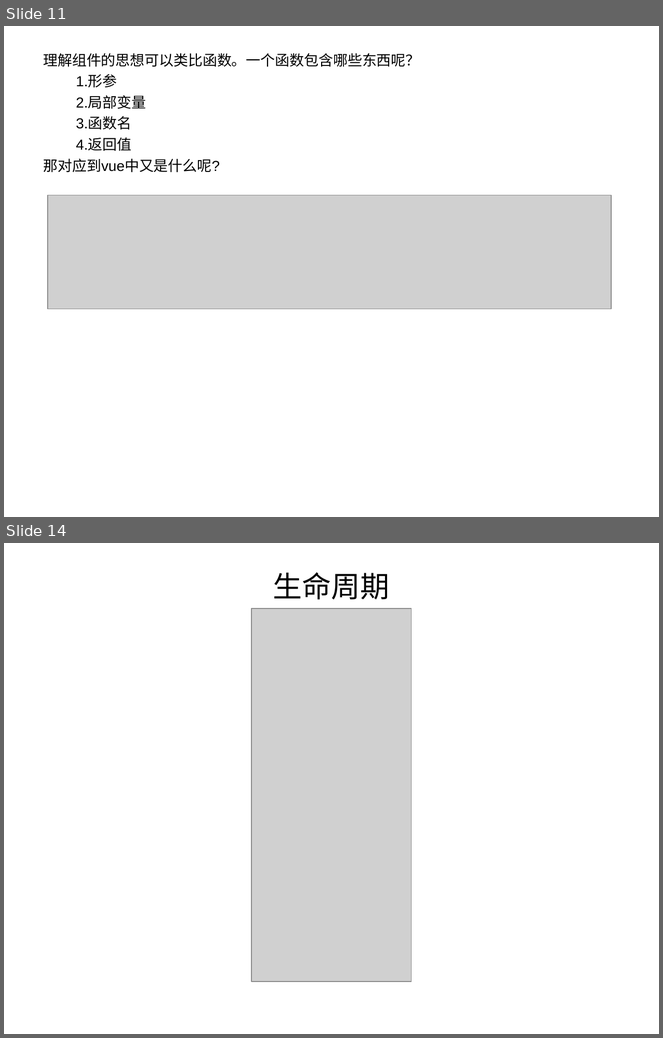
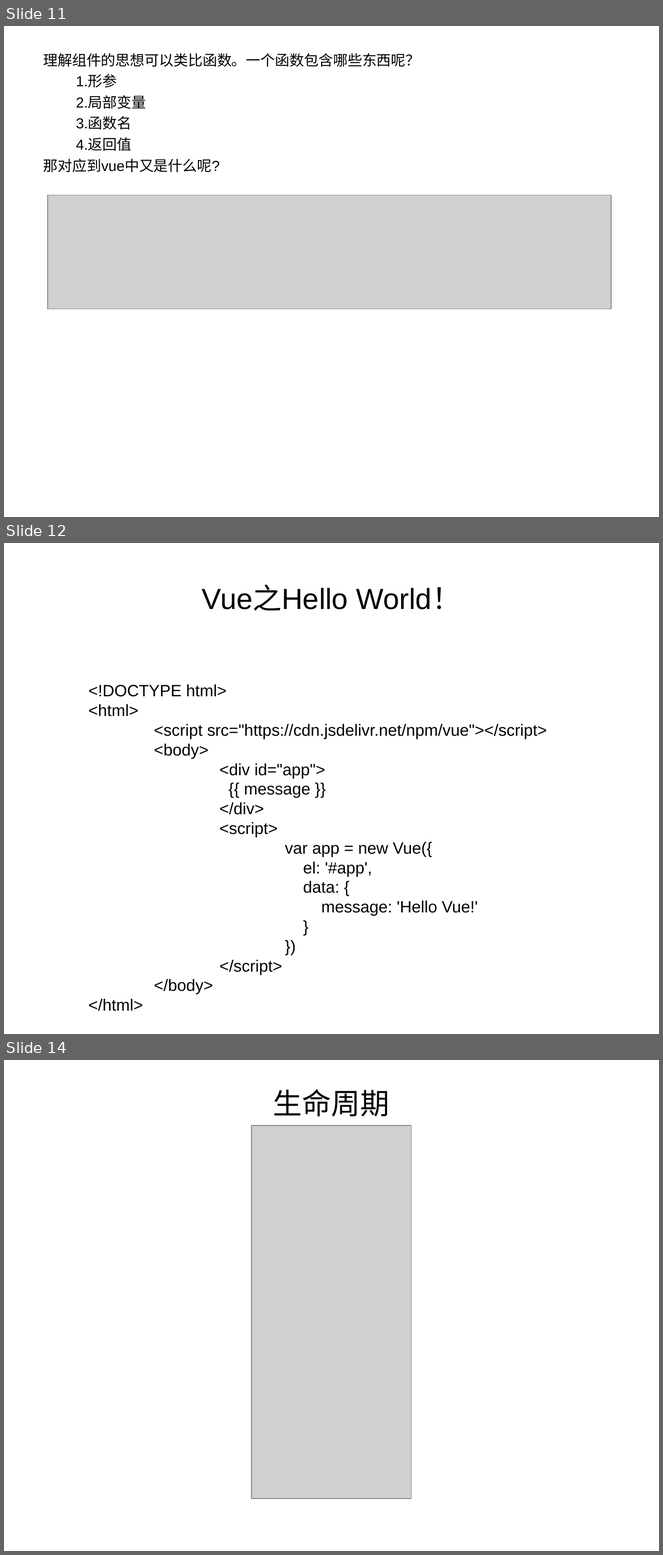
Before and after one commit to zhang13/VueLearn, a slide deck: doc/Vue入坑指南.ppt. Shown one above the other, each under a label of ours: slides 11 and 14 before the commit, slides 11, 12 and 14 after it; the slides between them are not shown. The pictures are 663x1038 and 663x1555 pixels, drawn with LibreOffice and Linux fonts; fonts in the diff are those of the drawing; grey boxes stand for pictures. Boxes give left, top, right and bottom in pixels: in the first picture for what was removed or moved away, otherwise in the second. Text is boxed around its words. In the diff, an @@ line names an element or a change of style, - is before the commit and + after.

```diff
--- a/doc/Vue入坑指南.ppt
+++ b/doc/Vue入坑指南.ppt
@@ slide 12 added at (4,543,659,1034), background #FFFFFF @@
@@ title added at (202,586,462,611), 32 pt, text #000000 @@
+Vue之Hello World！
@@ text added at (88,684,547,1012), 18 pt, text #000000 @@
+<!DOCTYPE html>
+<html>
+<script src="https://cdn.jsdelivr.net/npm/vue"></script>
+<body>
+<div id="app">
+{{ message }}
+</div>
+<script>
+var app = new Vue({
+el: '#app',
+data: {
+message: 'Hello Vue!'
+}
+})
+</script>
+</body>
+</html>
```
Also in this commit, not shown: 2 slides changed, 5 other slides added, 1 slide removed, 10 other files.
